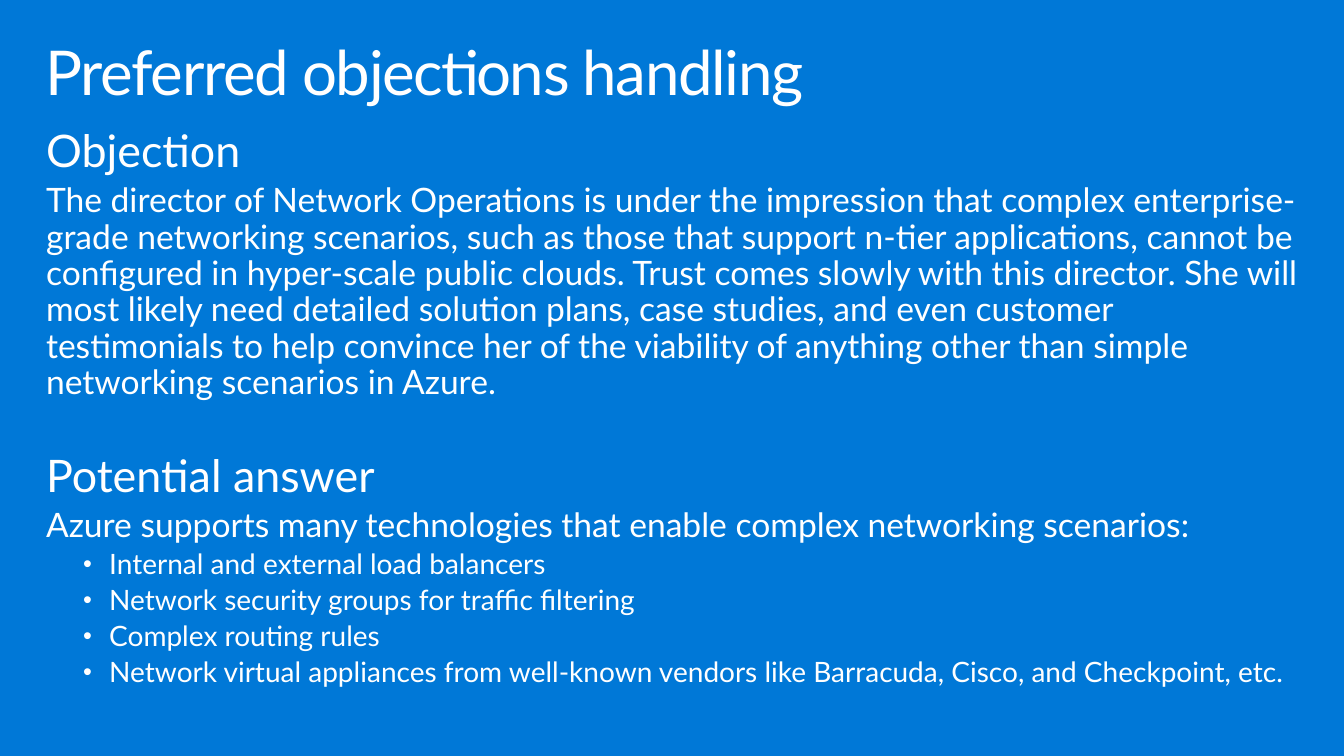
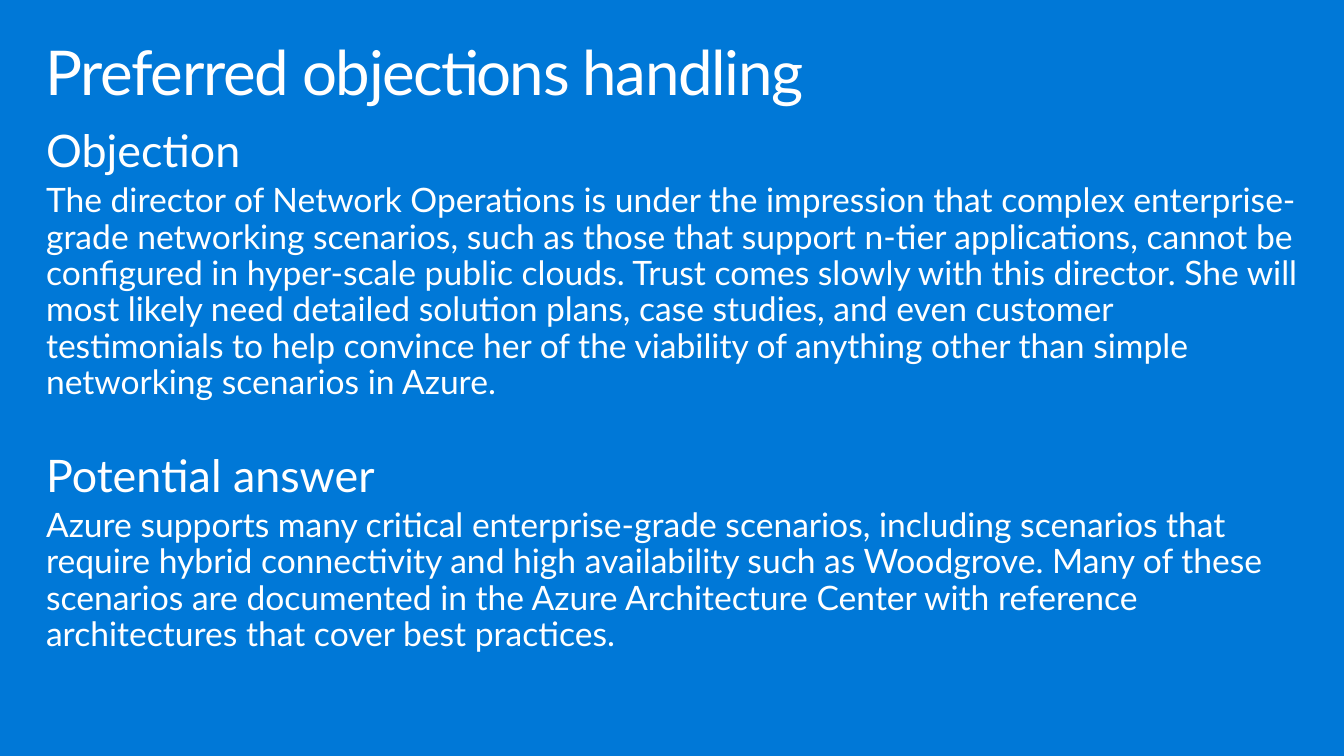
Before and after one commit to yashmadan123/MCW-Enterprise-class-networking, a slide deck: slide 33 of Whiteboard design session/WDS trainer presentation - Enterprise-class networking in Azure.pptx. Drawn at 1344x756 pixels with LibreOffice and Linux fonts; fonts in the diff are those of the drawing. Boxes give left, top, right and bottom in pixels: in the first picture for what was removed or moved away, otherwise in the second. Text is boxed around its words. In the diff, an @@ line names an element or a change of style, - is before the commit and + after.

```diff
--- a/Whiteboard design session/WDS trainer presentation - Enterprise-class networking in Azure.pptx
+++ b/Whiteboard design session/WDS trainer presentation - Enterprise-class networking in Azure.pptx
@@ text at (46, 512, 1262, 652): text changed; size 20 to 24 pt @@
-Azure supports many technologies that enable complex networking scenarios:
-  • Internal and external load balancers
-  • Network security groups for traffic filtering
-  • Complex routing rules
-  • Network virtual appliances from well-known vendors like Barracuda, Cisco, and Checkpoint, etc.
+Azure supports many critical enterprise-grade scenarios, including scenarios that require hybrid connectivity and high availability such as Woodgrove. Many of these scenarios are documented in the Azure Architecture Center with reference architectures that cover best practices.
```
Also in this commit, not shown: 8 other slides changed, 1 slide removed, 6 other files.
